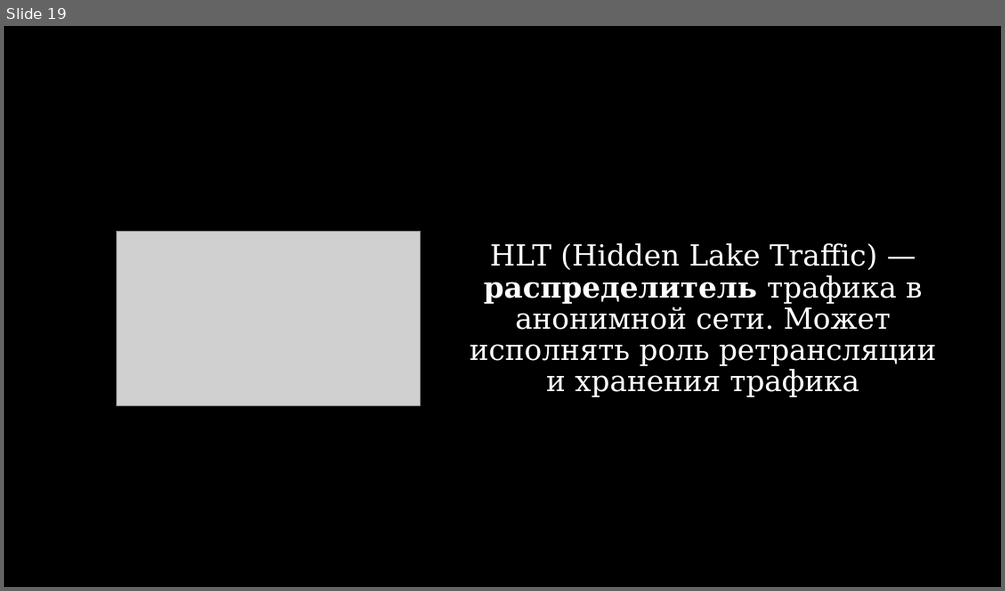
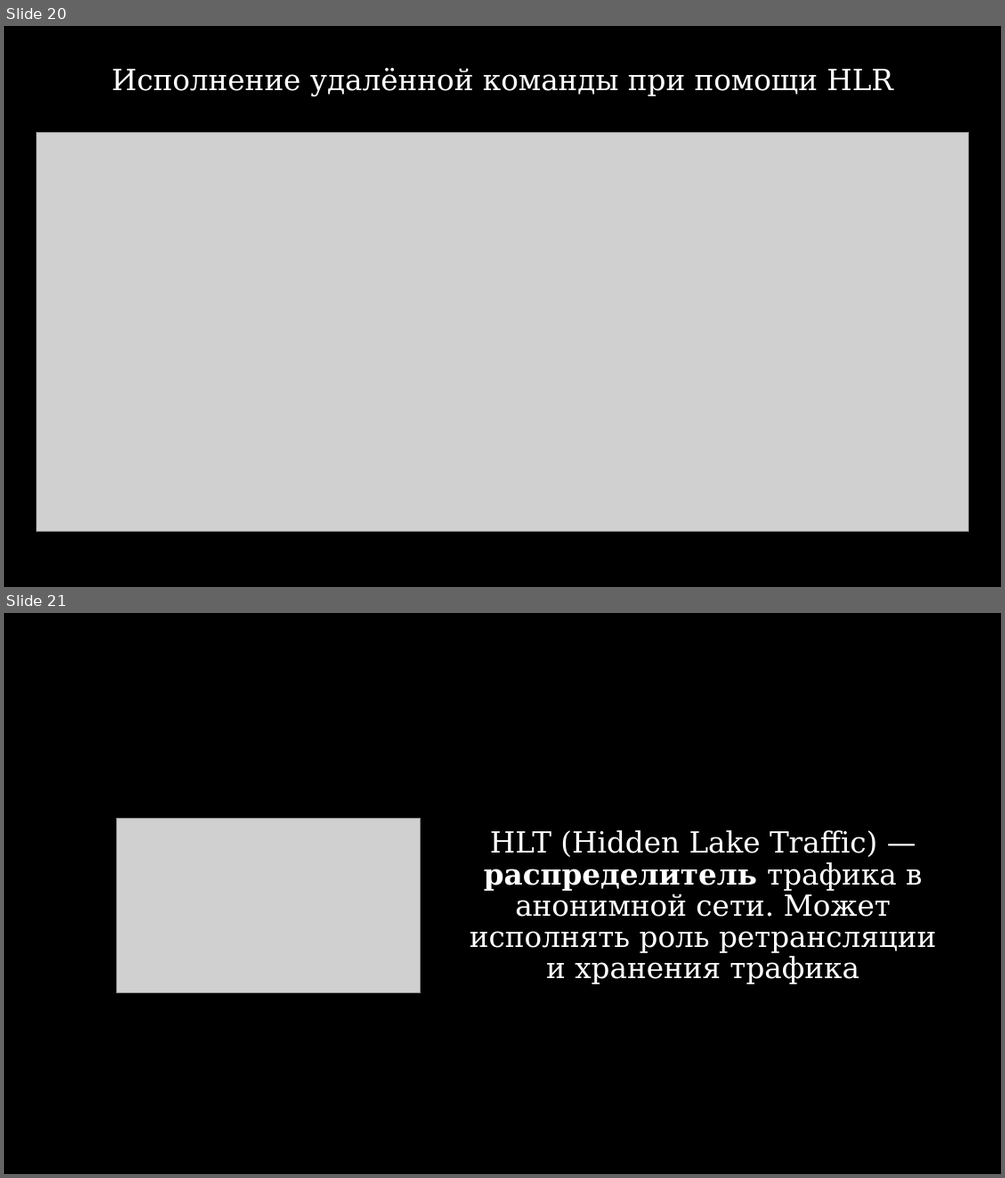
Before and after one commit to number571/go-peer, a slide deck: docs/hidden_lake_anonymous_network_view.pptx. Shown one above the other, each under a label of ours: slide 19 before the commit, slides 20 and 21 after it. The pictures are 1005x591 and 1005x1178 pixels, drawn with LibreOffice and Linux fonts; fonts in the diff are those of the drawing; grey boxes stand for pictures. Boxes give left, top, right and bottom in pixels: in the first picture for what was removed or moved away, otherwise in the second. Text is boxed around its words. In the diff, an @@ line names an element or a change of style, - is before the commit and + after.

```diff
--- a/docs/hidden_lake_anonymous_network_view.pptx
+++ b/docs/hidden_lake_anonymous_network_view.pptx
@@ slide 20 added at (x1=4, y1=26, x2=1001, y2=587), background #000000 @@
@@ text added at (x1=112, y1=68, x2=893, y2=96), 28 pt, text #FFFFFF @@
+Исполнение удалённой команды при помощи HLR
@@ picture added at (x1=37, y1=132, x2=969, y2=532) @@
@@ what was slide 19 is now slide 21 @@
```
Also in this commit, not shown: 1 slide changed, 1 other slide added, 4 other files.
